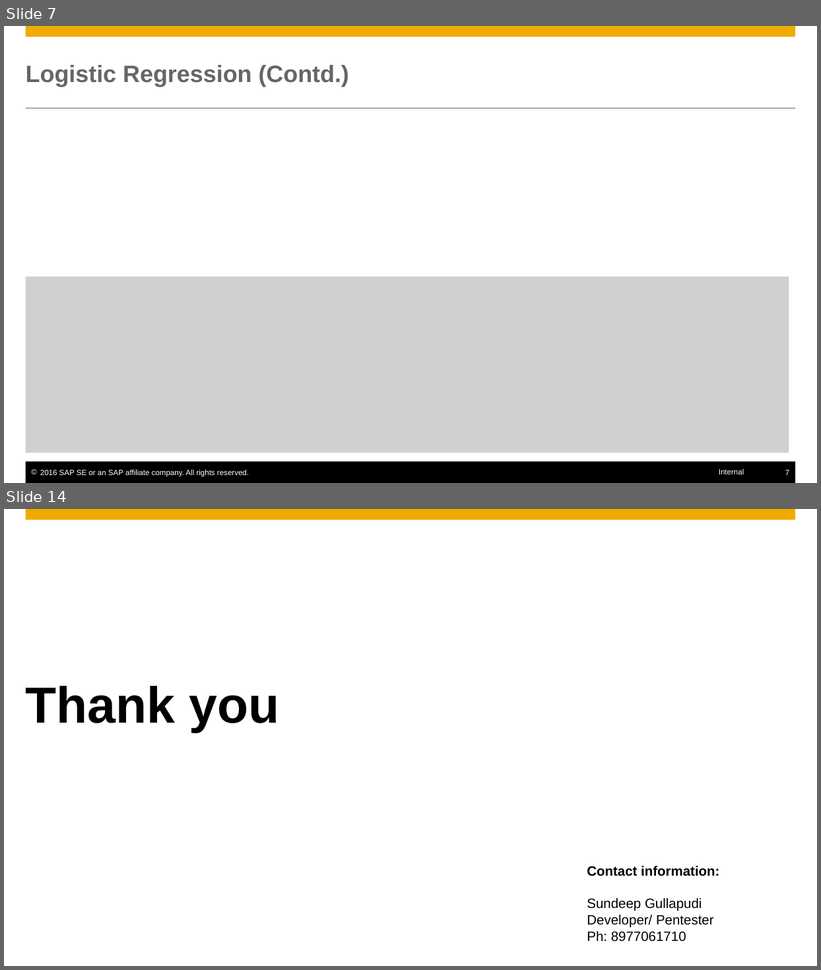
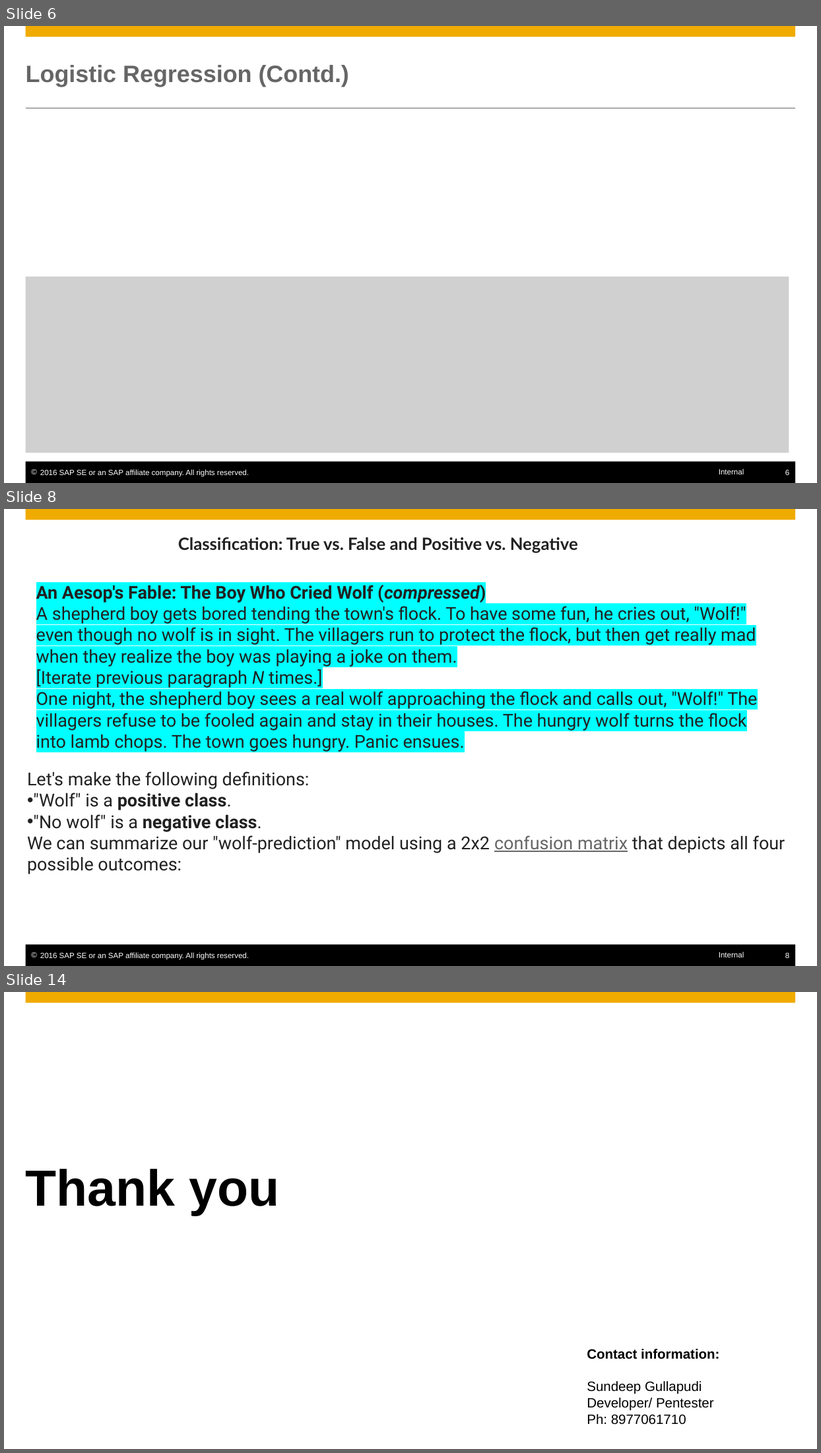
Before and after one commit to SherwinVarghese/Machine-Learning-TechknowSchool, a slide deck: modules/4. ML Algorithms/2. Classification/Classification_LR_DT.pptx. Shown one above the other, each under a label of ours: slides 7 and 14 before the commit, slides 6, 8 and 14 after it; the slides between them are not shown. The pictures are 821x970 and 821x1453 pixels, drawn with LibreOffice and Linux fonts; fonts in the diff are those of the drawing; grey boxes stand for pictures; background and template pictures are left out. Boxes give left, top, right and bottom in pixels: in the first picture for what was removed or moved away, otherwise in the second. Text is boxed around its words. In the diff, an @@ line names an element or a change of style, - is before the commit and + after.

Commit message:
Change in classification slide

```diff
--- a/modules/4. ML Algorithms/2. Classification/Classification_LR_DT.pptx
+++ b/modules/4. ML Algorithms/2. Classification/Classification_LR_DT.pptx
@@ slide 8 added at box(4, 509, 817, 966), background #FFFFFF; not listed: 5 template elements that a slide beside it also shows @@
@@ text added at box(178, 537, 578, 553), 20 pt, text #212121, bold @@
+Classification: True vs. False and Positive vs. Negative
@@ rectangle added at box(16, 582, 803, 603), fill #FFFFFF @@
@@ text added at box(36, 585, 757, 752), 21 pt, text #212121 @@
+An Aesop's Fable: The Boy Who Cried Wolf (compressed)
+A shepherd boy gets bored tending the town's flock. To have some fun, he cries out, "Wolf!" even though no wolf is in sight. The villagers run to protect the flock, but then get really mad when they realize the boy was playing a joke on them.
+[Iterate previous paragraph N times.]
+One night, the shepherd boy sees a real wolf approaching the flock and calls out, "Wolf!" The villagers refuse to be fooled again and stay in their houses. The hungry wolf turns the flock into lamb chops. The town goes hungry. Panic ensues.
@@ text added at box(27, 772, 785, 875), 21 pt, text #212121 @@
+Let's make the following definitions:
+• "Wolf" is a positive class.
+• "No wolf" is a negative class.
+We can summarize our "wolf-prediction" model using a 2x2 confusion matrix that depicts all four possible outcomes:
@@ what was slide 7 is now slide 6 @@
@@ page number at box(785, 470, 789, 475): text changed @@
-7
+6
```
Also in this commit, not shown: 2 slides changed, 5 other slides added, 6 slides removed.
